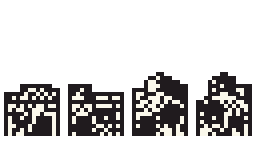
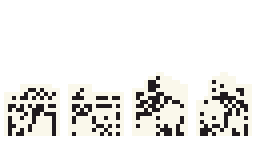
Layers edited between the first and the second 256px x 144px image:
painted on "Layer 3 copy 4" over [4, 72, 252, 136]
